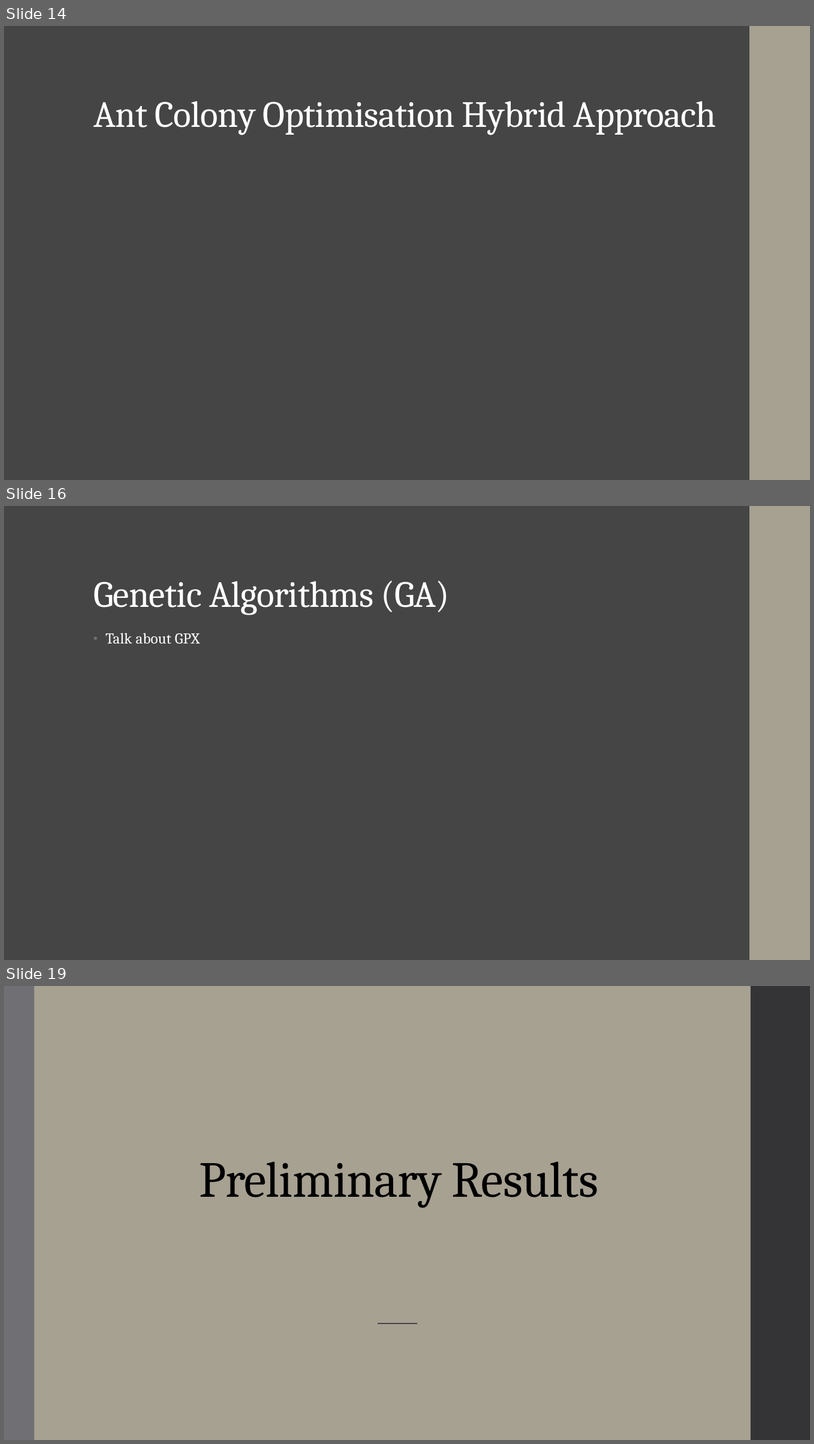
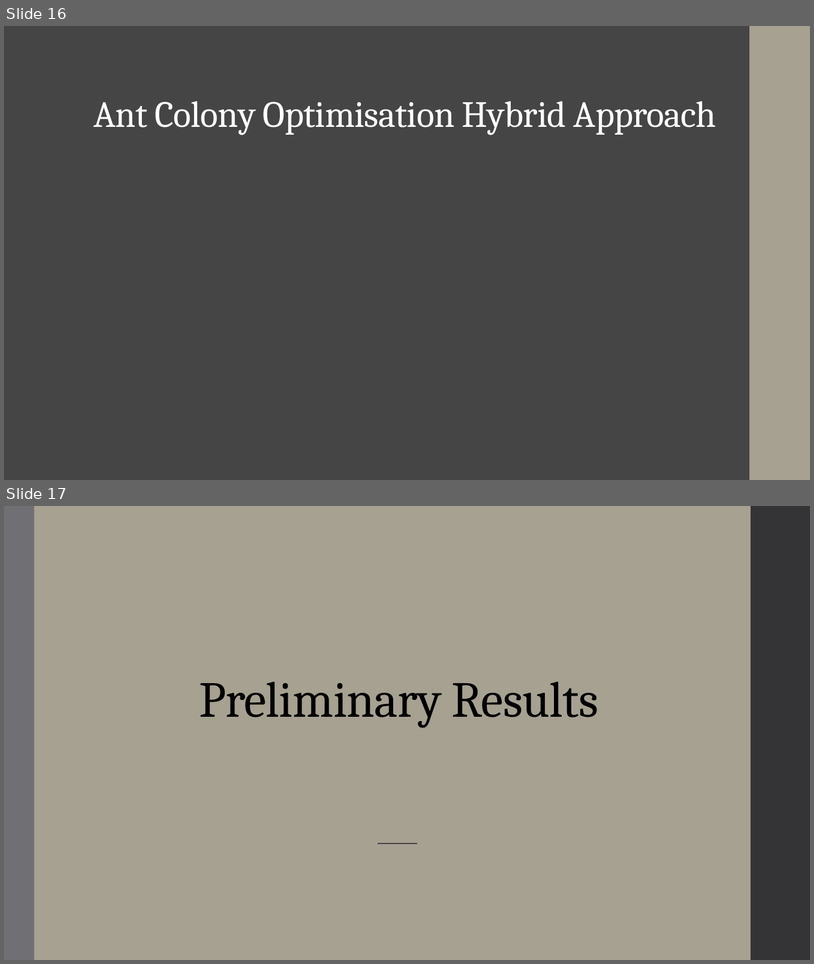
Before and after one commit to jwhowes/project, a slide deck: presentation_1_shorter.pptx. Shown one above the other, each under a label of ours: slides 14, 16 and 19 before the commit, slides 16 and 17 after it; the slides between them are not shown. The pictures are 814x1444 and 814x964 pixels, drawn with LibreOffice and Linux fonts; fonts in the diff are those of the drawing; grey boxes stand for pictures. Boxes give left, top, right and bottom in pixels: in the first picture for what was removed or moved away, otherwise in the second. Text is boxed around its words. In the diff, an @@ line names an element or a change of style, - is before the commit and + after.

```diff
--- a/presentation_1_shorter.pptx
+++ b/presentation_1_shorter.pptx
@@ slide 16 removed at bbox=[4, 506, 810, 960], background #454545; not listed: 1 template element that a slide beside it also shows @@
@@ rectangle removed at bbox=[4, 506, 810, 960] @@
@@ rectangle removed at bbox=[750, 506, 810, 960] @@
@@ title removed at bbox=[93, 580, 450, 615] @@
-Genetic Algorithms (GA)
@@ text removed at bbox=[105, 633, 200, 644] @@
-• Talk about GPX
@@ what was slide 14 is now slide 16 @@
@@ what was slide 19 is now slide 17 @@
```
Also in this commit, not shown: 6 slides changed, 2 slides added, 3 other slides removed, 3 other files.
